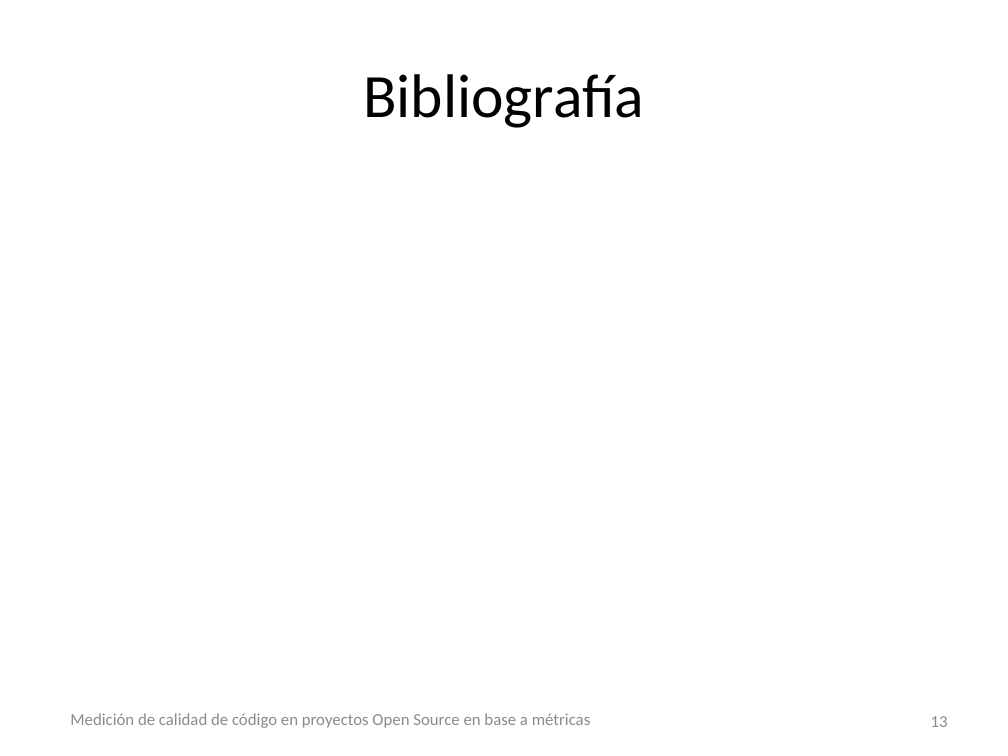
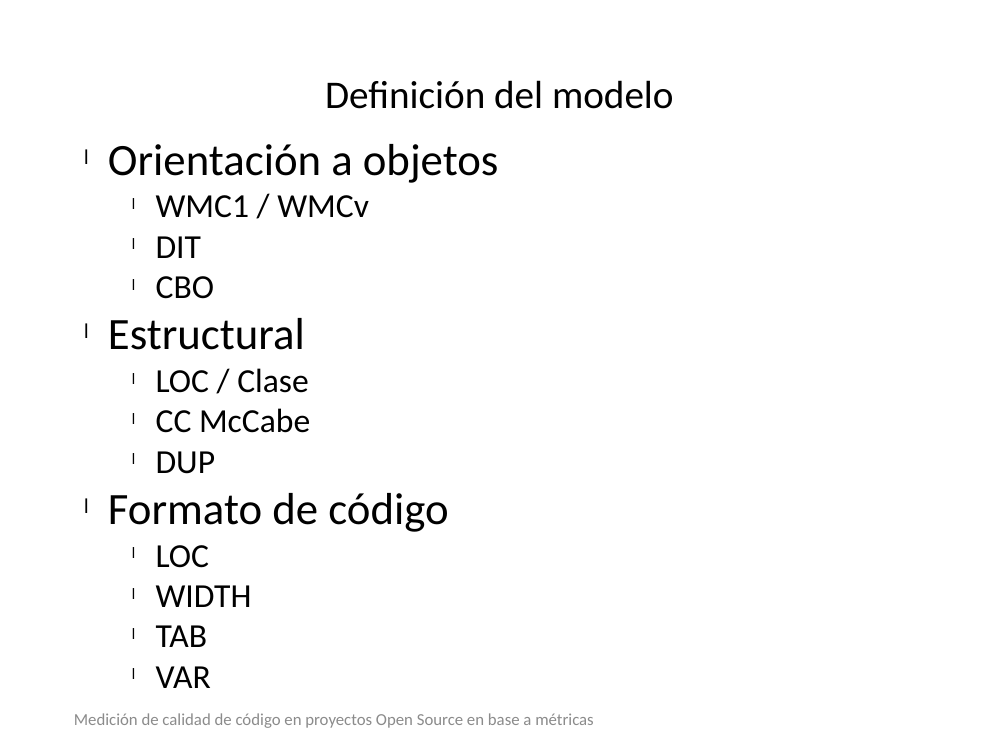
Before and after one commit to sarroutbi/TFE, a slide deck: slide 10 of final_project/presentation/presentation.pptx (slide 13 before the commit). Drawn at 1008x756 pixels with LibreOffice and Linux fonts; fonts in the diff are those of the drawing; background and template pictures are left out. Boxes give left, top, right and bottom in pixels: in the first picture for what was removed or moved away, otherwise in the second. Text is boxed around its words. In the diff, an @@ line names an element or a change of style, - is before the commit and + after.

```diff
--- a/final_project/presentation/presentation.pptx
+++ b/final_project/presentation/presentation.pptx
@@ text at [325,80,674,109]: text changed; size 44 to 28 pt @@
-Bibliografía
+Definición del modelo
@@ text added at [108,144,499,688], 24 pt, text #000000 @@
+  l Orientación a objetos
+      l WMC1 / WMCv
+      l DIT
+      l CBO
+  l Estructural
+      l LOC / Clase
+      l CC McCabe
+      l DUP
+  l Formato de código
+      l LOC
+      l WIDTH
+      l TAB
+      l VAR
@@ text "Medición de calidad de código ...": place and size @@
-text "Medición de calidad de código ..." at [70,713,591,728]
+text "Medición de calidad de código ..." at [74,713,594,728]
@@ page number removed at [931,716,948,727] @@
-13
```
Also in this commit, not shown: 12 other slides changed, 3 slides added.
